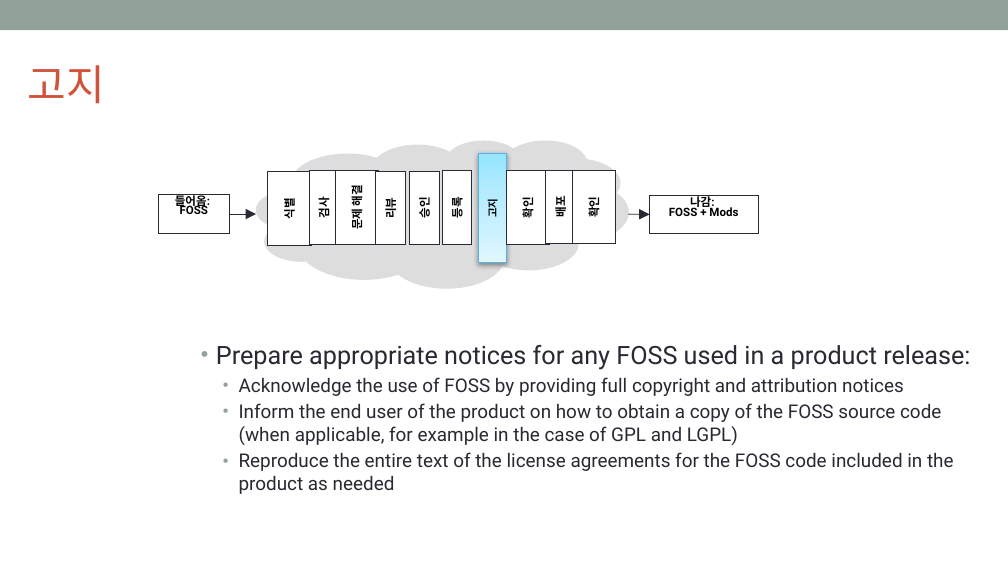
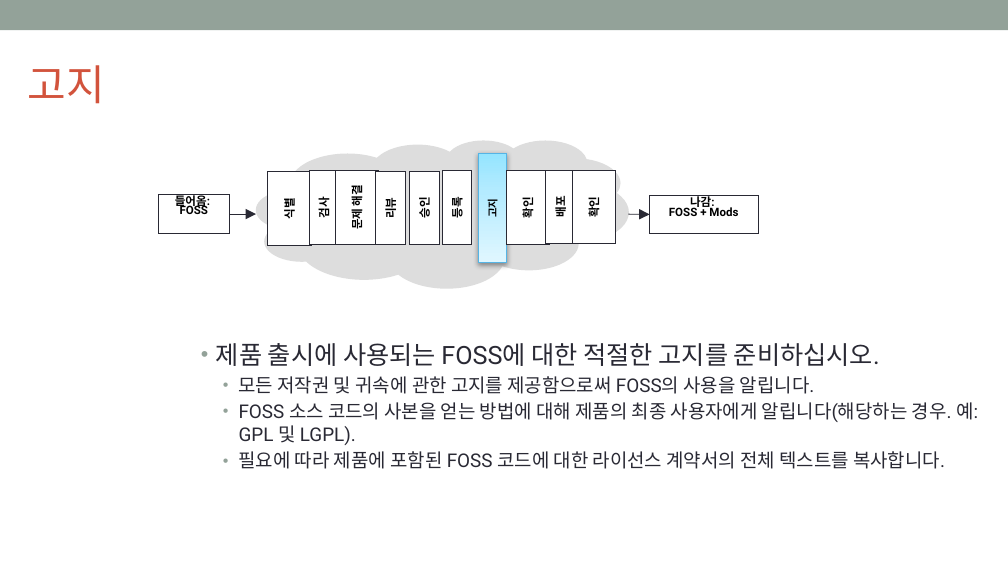
Before and after one commit to OpenChain-KWG/Curriculum-Translation-KR, a slide deck: slide 63 of target/slides/openchain-curriculum-for-1-1.pptx. Drawn at 1008x567 pixels with LibreOffice and Linux fonts; fonts in the diff are those of the drawing; background and template pictures are left out. Boxes give left, top, right and bottom in pixels: in the first picture for what was removed or moved away, otherwise in the second. Text is boxed around its words. In the diff, an @@ line names an element or a change of style, - is before the commit and + after.

```diff
--- a/target/slides/openchain-curriculum-for-1-1.pptx
+++ b/target/slides/openchain-curriculum-for-1-1.pptx
@@ text at (216, 343, 978, 469): text changed @@
-• Prepare appropriate notices for any FOSS used in a product release:
-  • Acknowledge the use of FOSS by providing full copyright and attribution notices
-  • Inform the end user of the product on how to obtain a copy of the FOSS source code (when applicable, for example in the case of GPL and LGPL)
-  • Reproduce the entire text of the license agreements for the FOSS code included in the product as needed
+• 제품 출시에 사용되는 FOSS에 대한 적절한 고지를 준비하십시오.
+  • 모든 저작권 및 귀속에 관한 고지를 제공함으로써 FOSS의 사용을 알립니다.
+  • FOSS 소스 코드의 사본을 얻는 방법에 대해 제품의 최종 사용자에게 알립니다(해당하는 경우. 예: GPL 및 LGPL).
+  • 필요에 따라 제품에 포함된 FOSS 코드에 대한 라이선스 계약서의 전체 텍스트를 복사합니다.
```
Also in this commit, not shown: 7 other slides changed, 7 other files.
